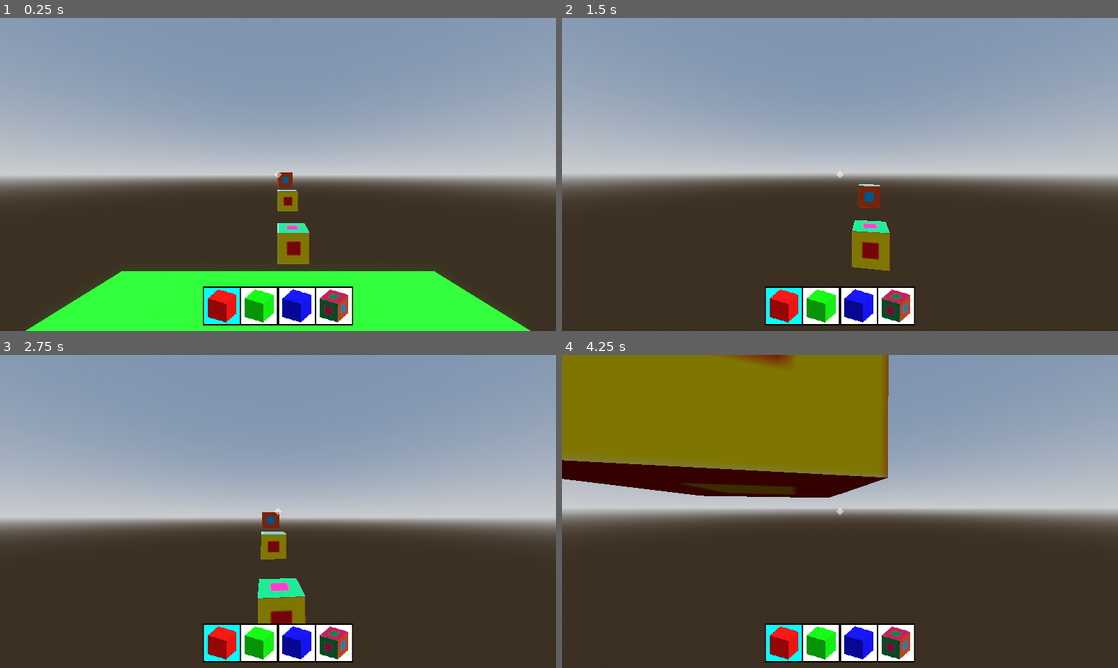
Above: before the commit, frames 1-4 (two rows, left to right).
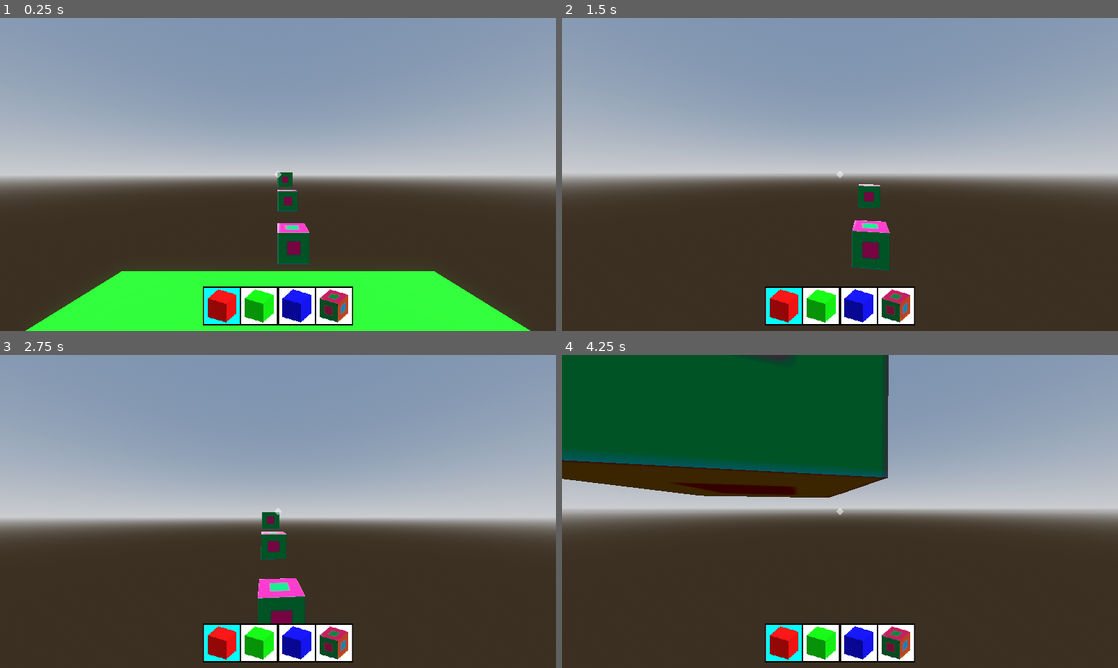
Above: after the commit, the same moments.

Repository: Kevin11git/alien-survival
Game: Godot game, scene res://Scenes/game.tscn
Same seed, same stepped clock (60 frames per second), same inputs: the game is played once before the commit and once after it. The engine's default icon, where the game draws it, is replaced by a stand-in: a white triangle on a blue panel in a dark square.
Inputs (mouse positions are in pixels of both pictures, inside the frame that each line leads up to):
- Up to frame 1 (0.25 s): no input
- Up to frame 2 (1.5 s): move the mouse to (867, 174) at 0.52 s; hold W (move_forward) from 0.53 s (still down); right-click (867, 174) at 0.6 s; tap Space (jump) at 0.77 s; tap R (rotate_block, bound only after the commit) at 0.8, 1.35 s; move the mouse to (812, 174) at 1.27 s
- Up to frame 3 (2.75 s): keep holding W (move_forward); tap Space (jump) at 1.52 s; right-click (250, 511) at 1.55 s; move the mouse to (289, 505) at 2.02 s; click (289, 505) at 2.1 s; tap R (rotate_block, bound only after the commit) at 2.3 s
- Up to frame 4 (4.25 s): keep holding W (move_forward); move the mouse to (834, 517) at 2.77 s; right-click (834, 517) at 2.85 s; tap Space (jump) at 3.02, 3.77 s; move the mouse to (878, 514) at 3.52 s; tap R (rotate_block, bound only after the commit) at 3.6 s

The runs differ from the first frame. In frame 1, 1.1% of the frame differs, in the area x 49-56%, y 49-79%; in frame 2, 1.3%; in frame 3, 1.7%; in frame 4, 25%, in the area x 0-59%, y 0-46%.

Commit message:
(PHASE 1 COMPLETE!) Added block rotation with the R key before placing them

Diff:
--- a/Scenes/game.tscn
+++ b/Scenes/game.tscn
@@ -34,7 +34,7 @@
 cell_size = Vector3(1, 1, 1)
 collision_layer = 2
 data = {
-"cells": PackedInt32Array(65533, 65533, 786433, 65533, 65534 …(584 unchanged characters)… , 2, 1, 786433, 2, 2, 786433, 0, 65530, 786435, 65536, 65527, 786435, 131072, 65524, 1376259)
+"cells": PackedInt32Array(65533, 65533, 786433, 65533, 65534 …(584 unchanged characters)… , 2, 1, 786433, 2, 2, 786433, 0, 65530, 3, 65536, 65527, 3, 131072, 65524, 3)
 }
 script = ExtResource("2_qxrlw")
 metadata/_editor_floor_ = Vector3(0, 0, 0)
--- a/Scripts/player.gd
+++ b/Scripts/player.gd
@@ -10,11 +10,19 @@
 	set(val):
 		selected_block = wrapi(val, 0, Global.world_gridmap.mesh_library.get_item_list().size())
 		update_selected_block()
+# Before placing a block it can be rotated
+# in the Y axis using the "rotate_block" action which is R by default
+var selected_rotation: float = 0: # (In degrees)
+	set(val):
+		selected_rotation = fposmod(val, 360.0)
+		%BlockPlacingPreview.rotation_degrees.y = selected_rotation
 
 func update_selected_block():
 	if not Global.world_gridmap:
 		printerr("Gridmap not set!")
 		return
+
+	selected_rotation = 0 # Reset rotation
 	%BlockPlacingPreview.mesh = Global.world_gridmap.mesh_library.get_item_mesh(selected_block)
 	%SelectedHotbarItem.reparent(get_node("%HotbarItem" + str(selected_block + 1)), false)
 
@@ -65,8 +73,16 @@
 		%CameraAnchor.rotation_degrees.x += (-event.relative.y / 10) * sensitivity
 		%CameraAnchor.rotation_degrees.x = clampf(%CameraAnchor.rotation_degrees.x, -90.0, 90.0)
 
-	# Select block from hotbar
-	# using number keys
+	# Select block from hotbar using scroll wheel
+	if event is InputEventMouseButton and event.pressed:
+		if event.button_index == MOUSE_BUTTON_WHEEL_DOWN:
+			selected_block += 1
+		if event.button_index == MOUSE_BUTTON_WHEEL_UP :
+			selected_block -= 1
+
+
+func _process(delta: float) -> void:
+	# Select block from hotbar using number keys
 	if Input.is_physical_key_pressed(KEY_1):
 		selected_block = 0
 	if Input.is_physical_key_pressed(KEY_2):
@@ -75,15 +91,15 @@
 		selected_block = 2
 	if Input.is_physical_key_pressed(KEY_4):
 		selected_block = 3
-	# using scroll wheel
-	if event is InputEventMouseButton and event.pressed:
-		if event.button_index == MOUSE_BUTTON_WHEEL_DOWN:
-			selected_block += 1
-		if event.button_index == MOUSE_BUTTON_WHEEL_UP :
-			selected_block -= 1
 
+	# rotate block to place
+	if Input.is_action_just_pressed("rotate_block"):
+		selected_rotation += 90
 
-func _process(delta: float) -> void:
+	# process block breaking, placing and showing %BlockPlacingPreview
+	process_block_interaction()
+
+func process_block_interaction():
 	var normal: Vector3            # The side of the block being looked at
 	var ray_hit_pos: Vector3       # The exact position of the collison in the ray
 	var target_block_pos: Vector3  # The center position of block being looked at
@@ -101,10 +117,15 @@
 
 		# Placing and breaking block
 		if Input.is_action_just_pressed("place_block"):
-			Global.world_gridmap.set_cell_item(Global.world_gridmap.local_to_map(placing_block_pos), selected_block)
+			Global.world_gridmap.set_cell_item(Global.world_gridmap.local_to_map(placing_block_pos), selected_block, rotation_to_gridmap_orientation(selected_rotation))
 			#print(str(%BlockPlaceCheckArea3D.has_overlapping_bodies()) + ", " + str(%BlockPlaceCheckArea3D.has_overlapping_areas()))
 
 		if Input.is_action_just_pressed("break_block"):
 			Global.world_gridmap.set_cell_item(Global.world_gridmap.local_to_map(target_block_pos), -1)
 	else:
 		%BlockPlacingPreview.hide()
+
+func rotation_to_gridmap_orientation(angle_degrees: float, axis: Vector3 = Vector3.UP):
+	var toQuaternion: Quaternion = Quaternion(axis, deg_to_rad(angle_degrees))
+	var cell_item_orientation: int = Global.world_gridmap.get_orthogonal_index_from_basis(Basis(toQuaternion))
+	return cell_item_orientation
--- a/project.godot
+++ b/project.godot
@@ -70,6 +70,12 @@
 , Object(InputEventJoypadMotion,"resource_local_to_scene":false,"resource_name":"","device":-1,"axis":5,"axis_value":1.0,"script":null)
 ]
 }
+rotate_block={
+"deadzone": 0.2,
+"events": [Object(InputEventKey,"resource_local_to_scene":false,"resource_name":"","device":-1,"window_id":0,"alt_pressed":false,"shift_pressed":false,"ctrl_pressed":false,"meta_pressed":false,"pressed":false,"keycode":0,"physical_keycode":82,"key_label":0,"unicode":114,"location":0,"echo":false,"script":null)
+, Object(InputEventJoypadButton,"resource_local_to_scene":false,"resource_name":"","device":-1,"button_index":2,"pressure":0.0,"pressed":false,"script":null)
+]
+}
 
 [layer_names]
 
